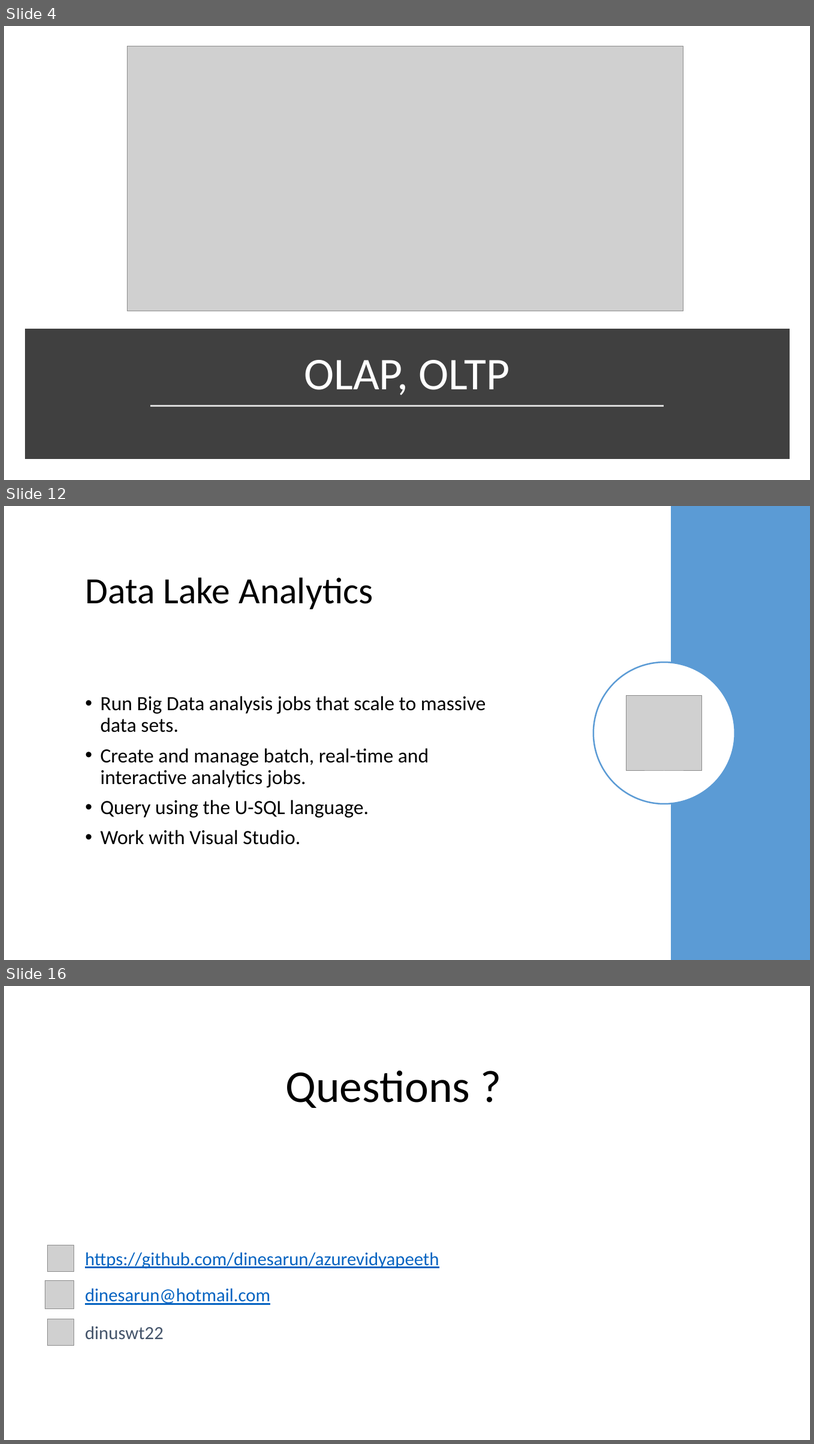
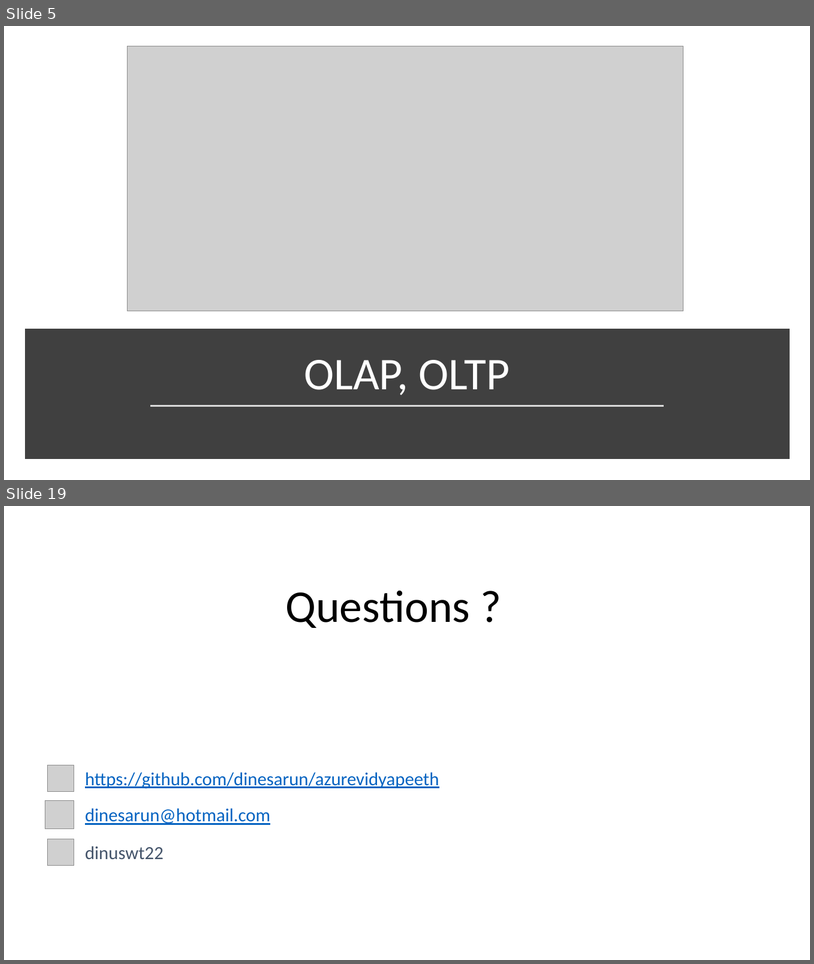
Before and after one commit to dinesarun/azurevidyapeeth, a slide deck: Feb26-AzureDataLake/AzureDataLake+Hadoop3.0.pptx. Shown one above the other, each under a label of ours: slides 4, 12 and 16 before the commit, slides 5 and 19 after it; the slides between them are not shown. The pictures are 814x1444 and 814x964 pixels, drawn with LibreOffice and Linux fonts; fonts in the diff are those of the drawing; grey boxes stand for pictures; background and template pictures are left out. Boxes give left, top, right and bottom in pixels: in the first picture for what was removed or moved away, otherwise in the second. Text is boxed around its words. In the diff, an @@ line names an element or a change of style, - is before the commit and + after.

```diff
--- a/Feb26-AzureDataLake/AzureDataLake+Hadoop3.0.pptx
+++ b/Feb26-AzureDataLake/AzureDataLake+Hadoop3.0.pptx
@@ slide 12 removed at [4,506,810,960], background #FFFFFF @@
@@ rectangle removed at [671,506,810,960] @@
@@ title removed at [85,577,373,609] @@
-Data Lake Analytics
@@ ellipse removed at [594,662,735,804] @@
@@ text removed at [101,696,486,844] @@
-• Run Big Data analysis jobs that scale to massive data sets.
-• Create and manage batch, real-time and interactive analytics jobs.
-• Query using the U-SQL language.
-• Work with Visual Studio.
@@ picture removed at [627,696,703,771] @@
@@ what was slide 4 is now slide 5 @@
@@ what was slide 16 is now slide 19 @@
```
Also in this commit, not shown: 6 slides changed, 5 slides added, 1 other slide removed.
